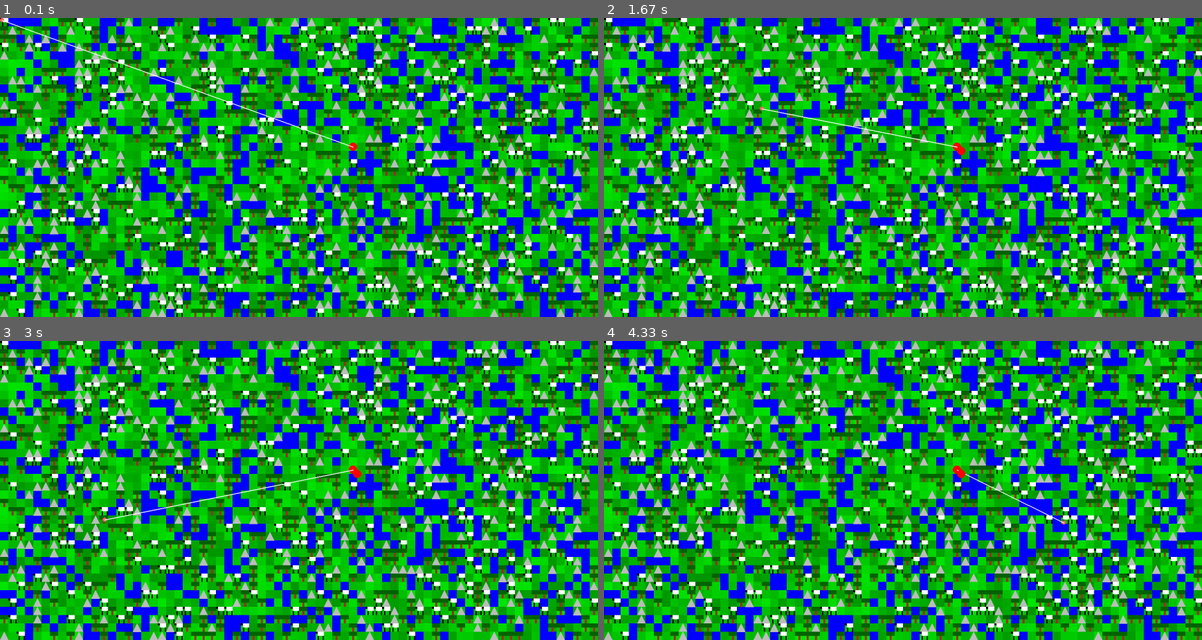
Above: before the commit, frames 1-4 (two rows, left to right).
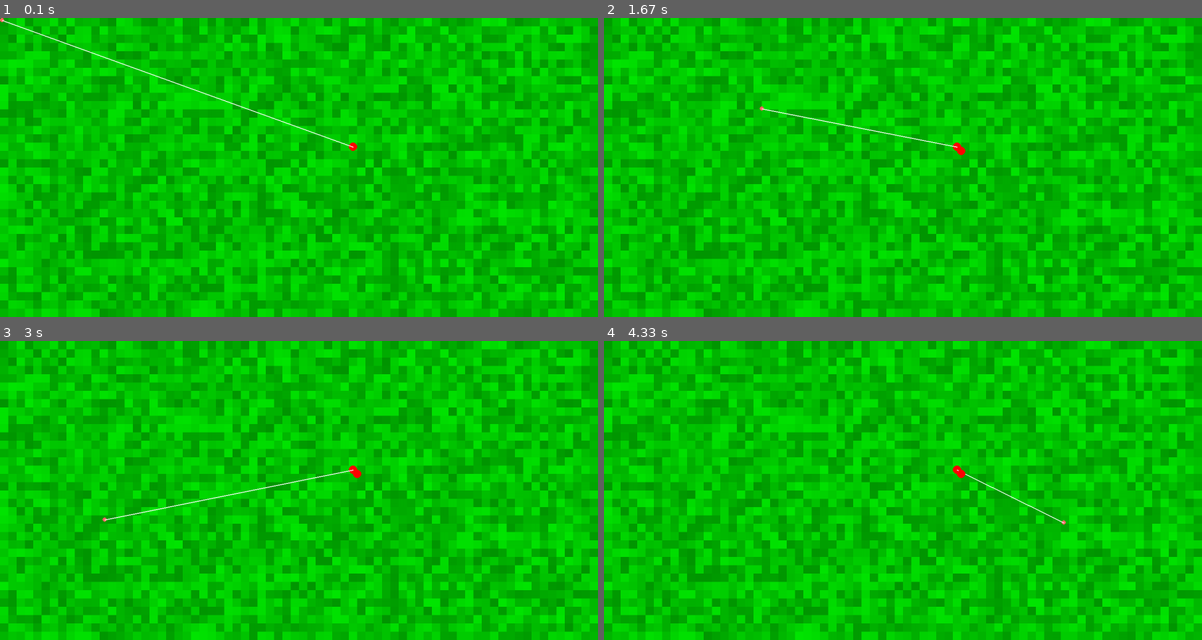
Above: after the commit, the same moments.

Repository: briankardon/GenesisIsland
Game: pygame game, started from genisis_island.py
Two runs of this game, one before a commit and one after it. Both use one fixed random seed, a clock stepped at 60 frames per second and the inputs below.
Inputs (mouse positions are in pixels of both pictures, inside the frame that each line leads up to):
- Up to frame 1 (0.1 s): no input
- Up to frame 2 (1.67 s): click (903, 167) at 0.38 s; click (962, 233) at 0.72 s; click (1124, 272) at 1.05 s; click (759, 107) at 1.38 s
- Up to frame 3 (3 s): click (299, 526) at 1.72 s; click (215, 427) at 2.05 s; click (508, 568) at 2.38 s; click (101, 520) at 2.72 s
- Up to frame 4 (4.33 s): click (729, 433) at 3.05 s; click (759, 541) at 3.38 s; click (771, 436) at 3.75 s; click (1064, 523) at 4.25 s

The runs differ from the first frame. In frame 1, 48% of the frame differs, in the area x 0-100%, y 0-100%; in frame 2, 48%; in frame 3, 48%; in frame 4, 48%.

Commit message:
still working on pathfinder

Diff:
--- a/genisis_island.py
+++ b/genisis_island.py
@@ -44,7 +44,7 @@
         ##        dowater=(3+999999999999999999999999999999999999999999999999999*98999999999999999999999999*999999999999999999999999)
         ##except IndexError:
         ##    pass
-        board[bleh].append((randint(150,230),goodrand('choice',('grass',dograss),('mountains',domountains),('trees',dotrees),('sheep',dosheep),('water',dowater))))
+        board[bleh].append((randint(150,230),'grass'))####((randint(150,230),goodrand('choice',('grass',dograss),('mountains',domountains),('trees',dotrees),('sheep',dosheep),('water',dowater))))
 yx=randint(1,72)
 yy=randint(1,36)
 cool=0
